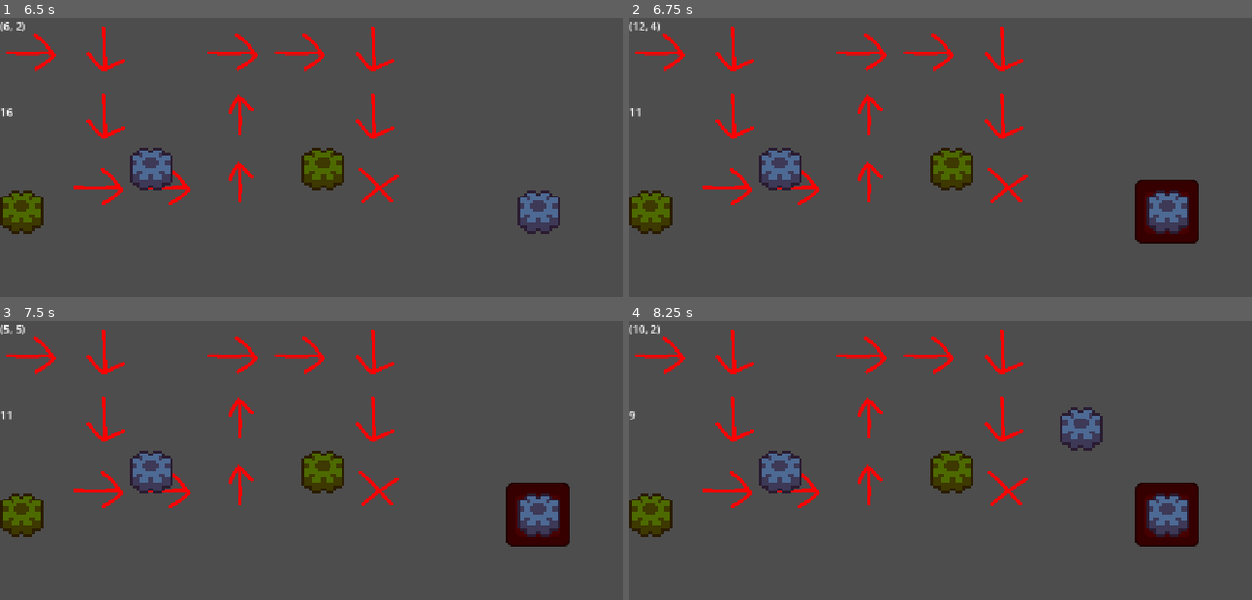
Above: before the commit, frames 1-4 (two rows, left to right).
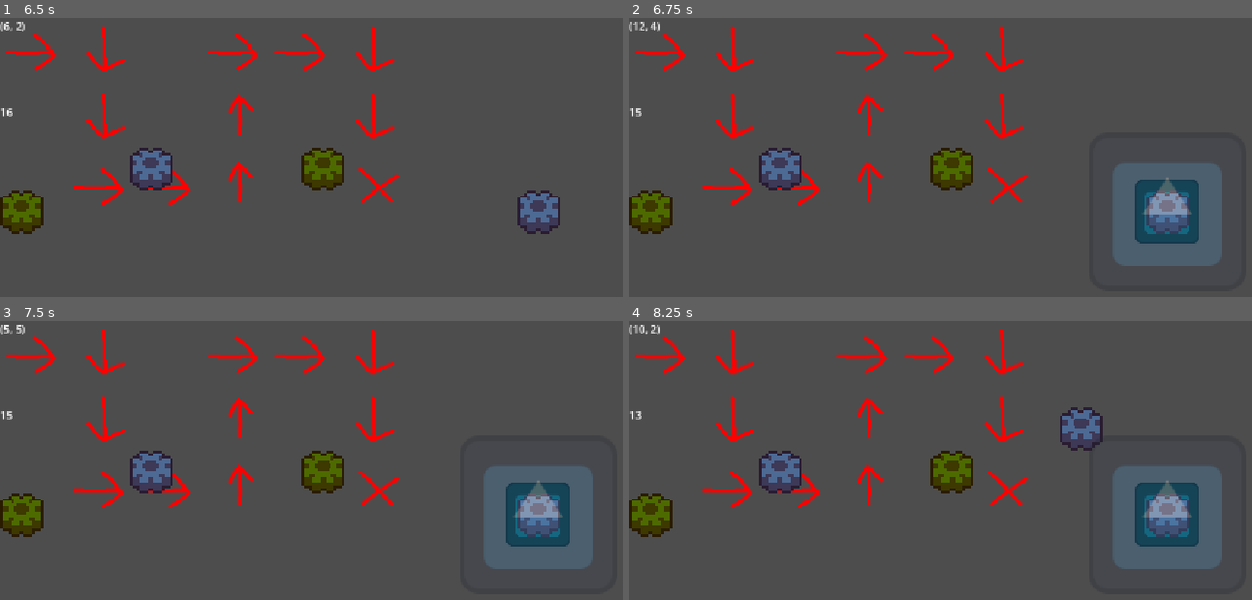
Above: after the commit, the same moments.

Repository: aughckt/spin-to-win
Game: Godot game, scene res://level/level_snake.tscn
The game is run twice, just before and just after one commit, with the same random seed, the same clock (stepped at 60 frames per second) and the same inputs. This scene is started directly instead of the project's main scene. The engine's default icon, where the game draws it, is replaced by a stand-in: a white triangle on a blue panel in a dark square.
Inputs (mouse positions are in pixels of both pictures, inside the frame that each line leads up to):
- Up to frame 1 (6.5 s): tap Enter at 0.5, 2, 3.5 s; move the mouse to (560, 213) at 0.52 s; click (560, 213) at 0.6 s; tap Space (interact) at 1.25, 2.75 s; move the mouse to (230, 257) at 1.27 s; right-click (230, 257) at 1.35 s; move the mouse to (467, 140) at 2.02 s; tap Middle mouse button (M3) at 2.1, 5.85 s; move the mouse to (outside the picture) at 2.77 s; tap Q (SecondaryInteract) at 2.85 s; move the mouse to (outside the picture) at 3.52 s; hold Space (interact) 3.53-4.28 s; move the mouse to (155, 171) at 4.27 s; click (155, 171) at 4.35 s; move the mouse to (423, 235) at 5.02 s; right-click (423, 235) at 5.1 s; move the mouse to (274, 126) at 5.77 s
- Up to frame 2 (6.75 s): move the mouse to (1189, 213) at 6.52 s; tap Q (SecondaryInteract) at 6.6 s
- Up to frame 3 (7.5 s): move the mouse to (230, 560) at 7.27 s; tap Space (interact) at 7.35 s
- Up to frame 4 (8.25 s): move the mouse to (1096, 443) at 8.02 s; click (1096, 443) at 8.1 s

Frame 1 is identical in both runs. In frame 2, 6.3% of the frame differs, in the area x 1-96%, y 32-89%; in frame 3, 6.3%; in frame 4, 6.3%, in the area x 0-96%, y 32-89%.

Commit message:
aoe tower

Diff:
--- a/environment/environment.tscn
+++ b/environment/environment.tscn
@@ -2,8 +2,15 @@
 
 [ext_resource type="Script" uid="uid://y5y80yr7ysjw" path="res://environment/environment.gd" id="1_wjl7u"]
 [ext_resource type="Texture2D" uid="uid://gl622atrk15j" path="res://environment/placeholder_tiles.png" id="2_7uceq"]
-[ext_resource type="PackedScene" uid="uid://kh3rixkt6b3s" path="res://environment/marker.tscn" id="2_x2wa3"]
+[ext_resource type="PackedScene" uid="uid://cyeody7hgvmcf" path="res://tower/aoe_tower.tscn" id="2_x2wa3"]
+[ext_resource type="Script" uid="uid://b55436prbbuts" path="res://environment/towers/tower_data.gd" id="3_ehb6n"]
 [ext_resource type="Texture2D" uid="uid://cfh0tlhb5mhf2" path="res://environment/gears/gear_map.png" id="3_wjl7u"]
+
+[sub_resource type="Resource" id="Resource_0draq"]
+script = ExtResource("3_ehb6n")
+cost = 1
+scene = ExtResource("2_x2wa3")
+metadata/_custom_type_script = "uid://b55436prbbuts"
 
 [sub_resource type="TileSetAtlasSource" id="TileSetAtlasSource_7b2gm"]
 texture = ExtResource("2_7uceq")
@@ -42,7 +49,7 @@
 towers = NodePath("Towers")
 coords_label = NodePath("CoordsLabel")
 budget_label = NodePath("BudgetLabel")
-tower_scene = ExtResource("2_x2wa3")
+tower_data = SubResource("Resource_0draq")
 
 [node name="TileMapLayer" type="TileMapLayer" parent="." unique_id=108710037]
 tile_set = SubResource("TileSet_wetts")
--- a/level/template_level.tscn
+++ b/level/template_level.tscn
@@ -2,8 +2,6 @@
 
 [ext_resource type="Script" uid="uid://c0nyrmno1wcfb" path="res://level/level.gd" id="1_7lnir"]
 [ext_resource type="PackedScene" uid="uid://cji2yg5dqgn0q" path="res://environment/environment.tscn" id="2_hiaeh"]
-[ext_resource type="PackedScene" uid="uid://qyhxr7brjwsw" path="res://tower/tower.tscn" id="3_rxhqx"]
-[ext_resource type="Script" uid="uid://b55436prbbuts" path="res://environment/towers/tower_data.gd" id="4_kan5m"]
 
 [sub_resource type="Curve" id="Curve_ugjw3"]
 _limits = [0.0, 5.0, 0.0, 30.0]
@@ -14,12 +12,6 @@
 _limits = [0.0, 10.0, 0.0, 10.0]
 _data = [Vector2(0, 0.9325843), 0.0, 0.0, 0, 0, Vector2(1e-05, 0.5617981), 0.0, 0.0, 0, 0, Vector2(3.75, 3.0337086), 0.0, 0.0, 0, 0, Vector2(6.40625, 1), 0.0, 0.0, 0, 0, Vector2(10, 1.5730343), 0.0, 0.0, 0, 0]
 point_count = 5
-
-[sub_resource type="Resource" id="Resource_wwakr"]
-script = ExtResource("4_kan5m")
-cost = 5
-scene = ExtResource("3_rxhqx")
-metadata/_custom_type_script = "uid://b55436prbbuts"
 
 [node name="TemplateLevel" type="Node2D" unique_id=251983101 node_paths=PackedStringArray("env", "spawn_point")]
 script = ExtResource("1_7lnir")
@@ -33,7 +25,6 @@
 
 [node name="Environment" parent="." unique_id=123182581 instance=ExtResource("2_hiaeh")]
 unique_name_in_owner = true
-tower_data = SubResource("Resource_wwakr")
 
 [node name="TileMapLayer" parent="Environment" index="0" unique_id=108710037]
 tile_map_data = PackedByteArray(0, 0, 1, 0, 1, 0, 0, 0, 0, 0, 0, 0, 0, 0, 2, 0, 1, 0, 0, 0, 0, 0, 0, 0, 0, 0, 3, 0, 1, 0, 0, 0, 0, 0, 0, 0, 0, 0, 4, 0, 1, 0, 0, 0, 0, 0, 0, 0, 0, 0, 5, 0, 1, 0, 0, 0, 2, 0, 0, 0, 0, 0)
--- a/project.godot
+++ b/project.godot
@@ -83,6 +83,7 @@
 [layer_names]
 
 2d_physics/layer_1="Bullet"
+2d_physics/layer_2="Trooper"
 2d_physics/layer_5="Gear"
 
 [physics]
--- /dev/null
+++ b/tower/aoe_tower.gd
@@ -0,0 +1,15 @@
+class_name AOETower
+extends GenericTower
+
+var aoe_damage: int = 20
+@onready var aoe_area: Area2D = %Area2D
+@onready var sprite: Sprite2D = $AreaIcon
+
+
+func shoot() -> void:
+	sprite.rotate(PI/4)
+	var troopers: Array[Area2D] = aoe_area.get_overlapping_areas()
+	for area: Area2D in troopers:
+		if area is Trooper:
+			var trooper: Trooper = area
+			trooper.take_damage(aoe_damage)
--- /dev/null
+++ b/tower/aoe_tower.tscn
@@ -0,0 +1,28 @@
+[gd_scene format=3 uid="uid://cyeody7hgvmcf"]
+
+[ext_resource type="PackedScene" uid="uid://qyhxr7brjwsw" path="res://tower/tower.tscn" id="1_w825s"]
+[ext_resource type="Script" uid="uid://b3i1ttqlnn1bq" path="res://tower/aoe_tower.gd" id="2_0draq"]
+[ext_resource type="Texture2D" uid="uid://btm4vlsmnxvyw" path="res://icon.svg" id="3_0draq"]
+
+[sub_resource type="CircleShape2D" id="CircleShape2D_klfgw"]
+radius = 115.01739
+
+[node name="AOETower" unique_id=304654658 instance=ExtResource("1_w825s")]
+script = ExtResource("2_0draq")
+shoot_timer_max = 0.5
+
+[node name="Icon" parent="." index="0" unique_id=881709853]
+self_modulate = Color(5.7756904e-07, 0.6231592, 0.53181416, 1)
+
+[node name="Area2D" type="Area2D" parent="." index="1" unique_id=1368491010]
+unique_name_in_owner = true
+collision_layer = 0
+collision_mask = 2
+
+[node name="CollisionShape2D" type="CollisionShape2D" parent="Area2D" index="0" unique_id=1282895275]
+shape = SubResource("CircleShape2D_klfgw")
+
+[node name="AreaIcon" type="Sprite2D" parent="." index="2" unique_id=2131660126]
+modulate = Color(1, 1, 1, 0.29411766)
+scale = Vector2(1.8320575, 1.8320575)
+texture = ExtResource("3_0draq")
--- /dev/null
+++ b/tower/generic_tower.gd
@@ -0,0 +1,22 @@
+class_name GenericTower
+extends Node2D
+
+
+@export var shoot_timer_max: float = 1.0
+var is_powered: bool = false
+var shoot_timer: float
+
+func _ready() -> void:
+	shoot_timer = shoot_timer_max
+
+
+func _physics_process(delta: float) -> void:
+	if shoot_timer > 0:
+		shoot_timer -= delta
+	elif Env.INST.is_position_powered(global_position):
+		shoot_timer = shoot_timer_max
+		shoot()
+
+
+func shoot() -> void:
+	print("%s: Generic tower shooting not implemented" % name)
--- a/tower/tower.gd
+++ b/tower/tower.gd
@@ -1,22 +1,11 @@
 class_name Tower
-extends Node2D
+extends GenericTower
 
-const SHOOT_TIMER_MAX: float = 1.0
 const SHOOT_FORCE: float = 100.0
-var is_powered: bool = false
-var shoot_timer: float = 1.0
 var bullet_scene: PackedScene = preload("res://tower/bullet.tscn")
 
 
-func _physics_process(delta: float) -> void:
-	if shoot_timer > 0:
-		shoot_timer -= delta
-	elif Env.INST.is_position_powered(global_position):
-		shoot()
-
-
 func shoot() -> void:
-	shoot_timer = SHOOT_TIMER_MAX
 	var bullet: Bullet = bullet_scene.instantiate()
 	add_child(bullet)
 	bullet.linear_velocity = (Vector2.UP*SHOOT_FORCE).rotated(rotation)
--- a/troopers/trooper.gd
+++ b/troopers/trooper.gd
@@ -1,5 +1,5 @@
 class_name Trooper
-extends Node2D
+extends Area2D
 
 @export var move_speed: float = 100.0
 
--- a/troopers/trooper.tscn
+++ b/troopers/trooper.tscn
@@ -7,7 +7,7 @@
 radius = 59.07622
 
 [node name="Trooper" type="Area2D" unique_id=200306663]
-collision_layer = 0
+collision_layer = 2
 script = ExtResource("1_mba6l")
 
 [node name="Sprite2D" type="Sprite2D" parent="." unique_id=1260975531]
Not shown, added: tower/aoe_tower.gd.uid
Not shown, added: tower/generic_tower.gd.uid
